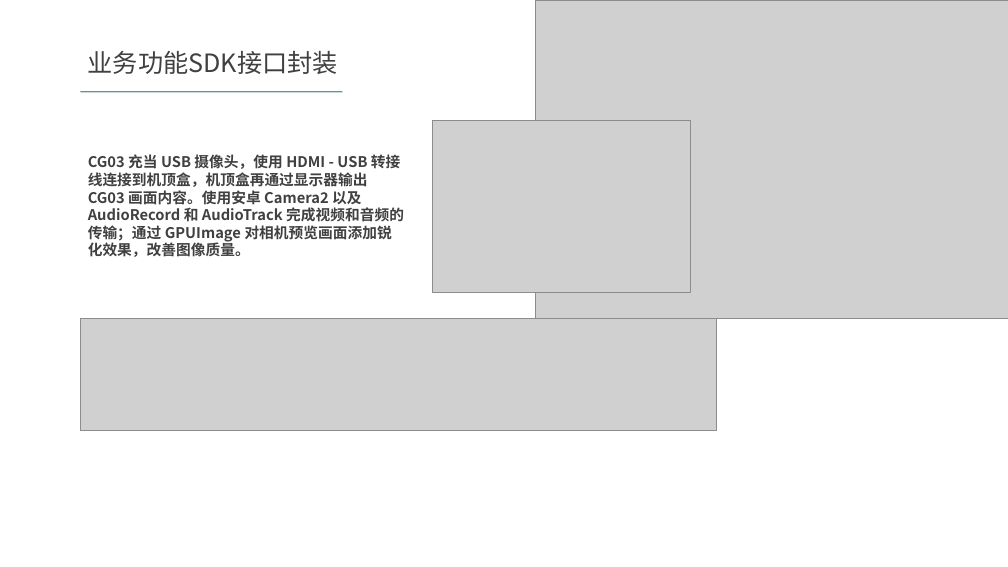
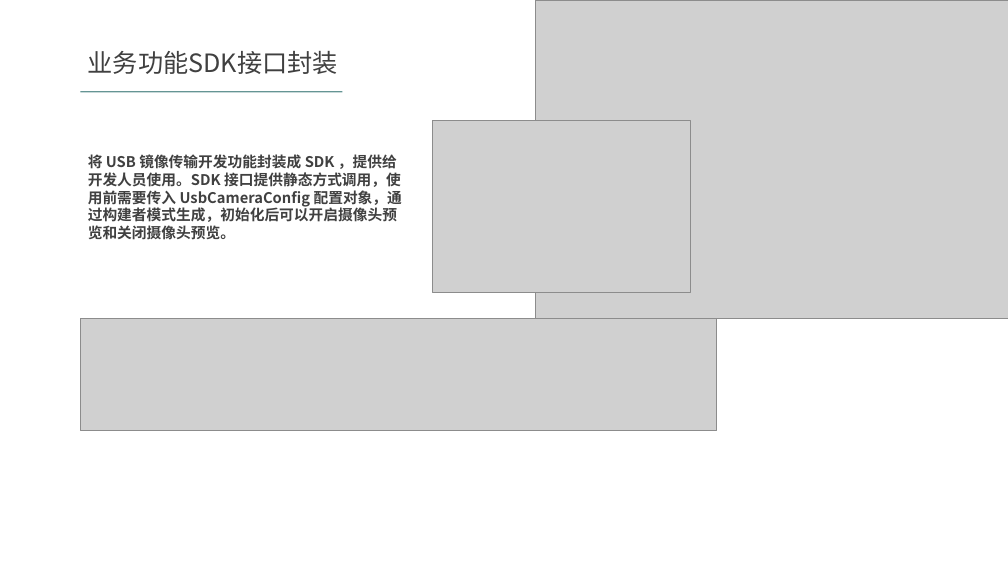
Before and after one commit to gs-wlzhou/FormalDefense, a slide deck: slide 13 of 转正答辩.pptx. Drawn at 1008x567 pixels with LibreOffice and Linux fonts; fonts in the diff are those of the drawing; grey boxes stand for pictures. Boxes give left, top, right and bottom in pixels: in the first picture for what was removed or moved away, otherwise in the second. Text is boxed around its words. In the diff, an @@ line names an element or a change of style, - is before the commit and + after.

```diff
--- a/转正答辩.pptx
+++ b/转正答辩.pptx
@@ text at (88,154,402,240): text changed @@
-CG03 充当 USB 摄像头，使用 HDMI - USB 转接线连接到机顶盒，机顶盒再通过显示器输出 CG03 画面内容。使用安卓 Camera2 以及 AudioRecord 和 AudioTrack 完成视频和音频的传输；通过 GPUImage 对相机预览画面添加锐化效果，改善图像质量。
+将 USB 镜像传输开发功能封装成 SDK ，提供给开发人员使用。SDK 接口提供静态方式调用，使用前需要传入 UsbCameraConfig 配置对象，通过构建者模式生成，初始化后可以开启摄像头预览和关闭摄像头预览。
```
Also in this commit, not shown: 3 other slides changed, 1 slide added.
